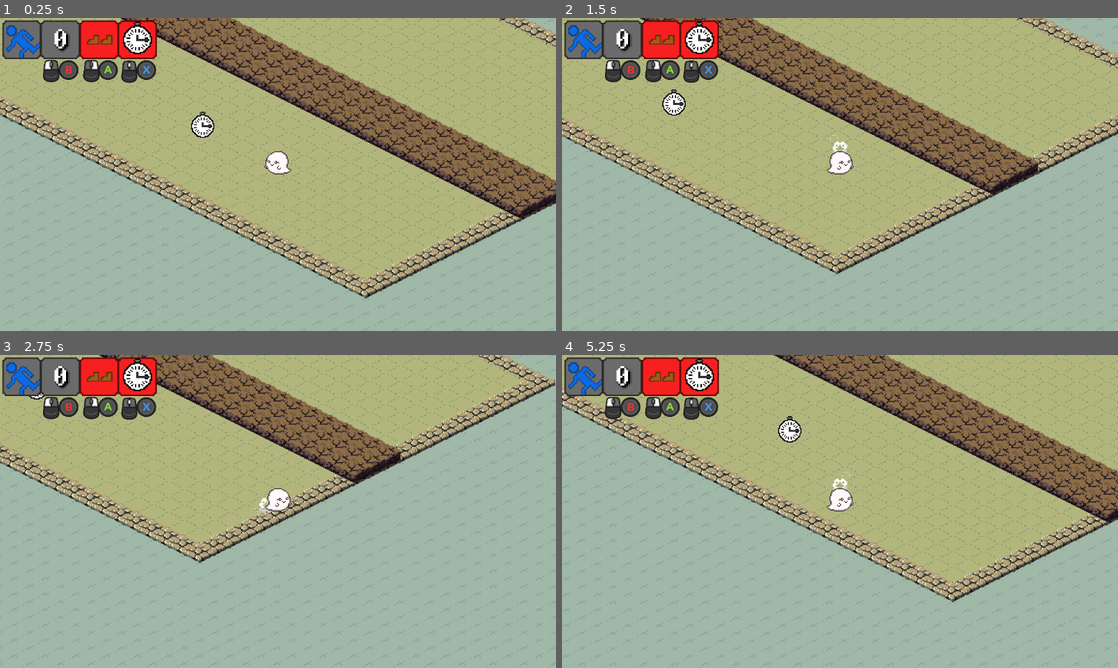
Above: before the commit, frames 1-4 (two rows, left to right).
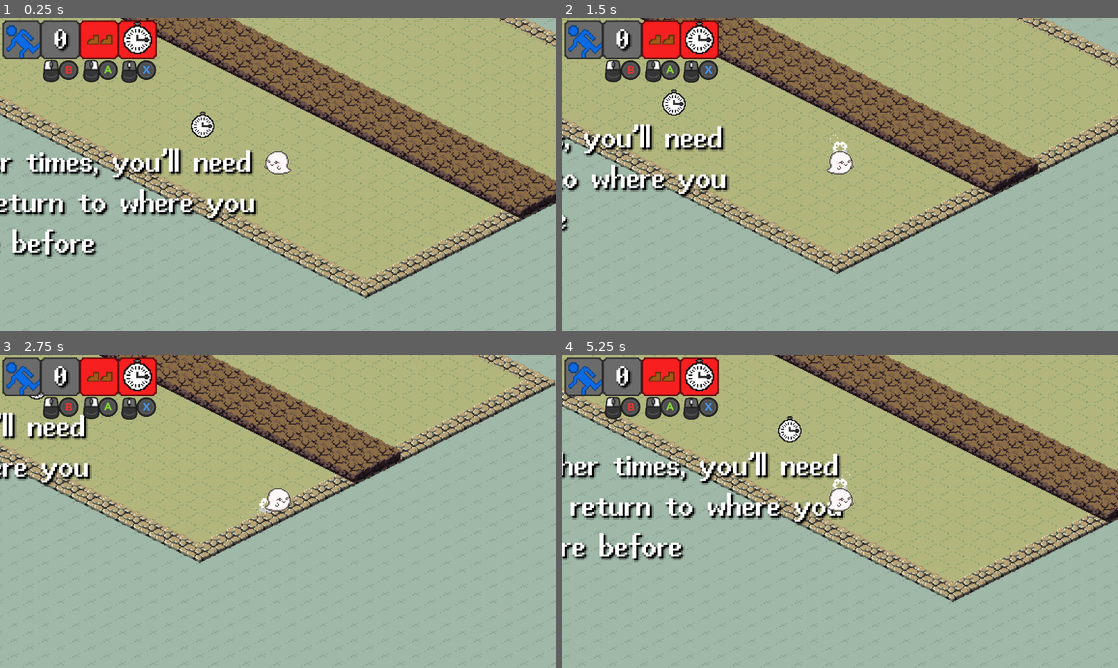
Above: after the commit, the same moments.

Repository: WatDuhHekBro/SGDA-Jam-S24
Game: Godot game, scene res://maps/tutorial-3.tscn
The game is run twice, just before and just after one commit, with the same random seed, the same clock (stepped at 60 frames per second) and the same inputs. This scene is started directly instead of the project's main scene. The engine's default icon, where the game draws it, is replaced by a stand-in: a white triangle on a blue panel in a dark square.
Inputs (mouse positions are in pixels of both pictures, inside the frame that each line leads up to):
- Up to frame 1 (0.25 s): no input
- Up to frame 2 (1.5 s): move the mouse to (962, 158) at 0.52 s; hold Right (ui_right) 0.53-1.28 s; click (962, 158) at 0.6 s; tap Middle mouse button (action-timejump) at 0.77 s; move the mouse to (728, 190) at 1.27 s; hold Down (ui_down) from 1.28 s (still down); right-click (728, 190) at 1.35 s
- Up to frame 3 (2.75 s): tap Middle mouse button (action-timejump) at 1.52 s; move the mouse to (333, 442) at 2.02 s; release Down (ui_down) at 2.03 s; hold Right (ui_right) from 2.03 s (still down); click (333, 442) at 2.1 s
- Up to frame 4 (5.25 s): move the mouse to (812, 574) at 2.77 s; release Right (ui_right) at 2.78 s; hold Up (ui_up) 2.78-3.53 s; right-click (812, 574) at 2.85 s; click (812, 574) at 2.92 s; tap Middle mouse button (action-timejump) at 3.02, 3.77, 4.52 s; move the mouse to (1006, 558) at 3.52 s; hold Left (ui_left) 3.53-5.03 s; click (1006, 558) at 3.6 s; move the mouse to (673, 464) at 4.27 s; right-click (673, 464) at 4.35 s; move the mouse to (867, 511) at 5.02 s; hold Down (ui_down) from 5.03 s (still down); click (867, 511) at 5.1 s

The runs differ from the first frame. In frame 1, 4.6% of the frame differs, in the area x 0-47%, y 41-77%; in frame 2, 2.6%; in frame 3, 1.5%; in frame 4, 5.2%, in the area x 0-51%, y 30-67%.

Commit message:
Added more tutorial text

Diff:
--- a/maps/tutorial-2.tscn
+++ b/maps/tutorial-2.tscn
@@ -95,3 +95,14 @@
 [node name="Camera2D" type="Camera2D" parent="."]
 position = Vector2(-231, 63)
 zoom = Vector2(2, 2)
+
+[node name="Label" type="Label" parent="."]
+offset_left = -283.0
+offset_top = 132.0
+offset_right = -132.0
+offset_bottom = 171.0
+scale = Vector2(2, 2)
+theme_override_colors/font_shadow_color = Color(0, 0, 0, 1)
+text = "Sometimes, you'll need
+to run along walls"
+horizontal_alignment = 1
--- a/maps/tutorial-3.tscn
+++ b/maps/tutorial-3.tscn
@@ -85,3 +85,14 @@
 [node name="Camera2D" type="Camera2D" parent="."]
 position = Vector2(-11, 131)
 zoom = Vector2(2, 2)
+
+[node name="Label" type="Label" parent="."]
+offset_left = -362.0
+offset_top = 104.0
+offset_right = -134.0
+offset_bottom = 164.0
+scale = Vector2(2, 2)
+theme_override_colors/font_shadow_color = Color(0, 0, 0, 1)
+text = "Other times, you'll need
+to return to where you
+were before"
